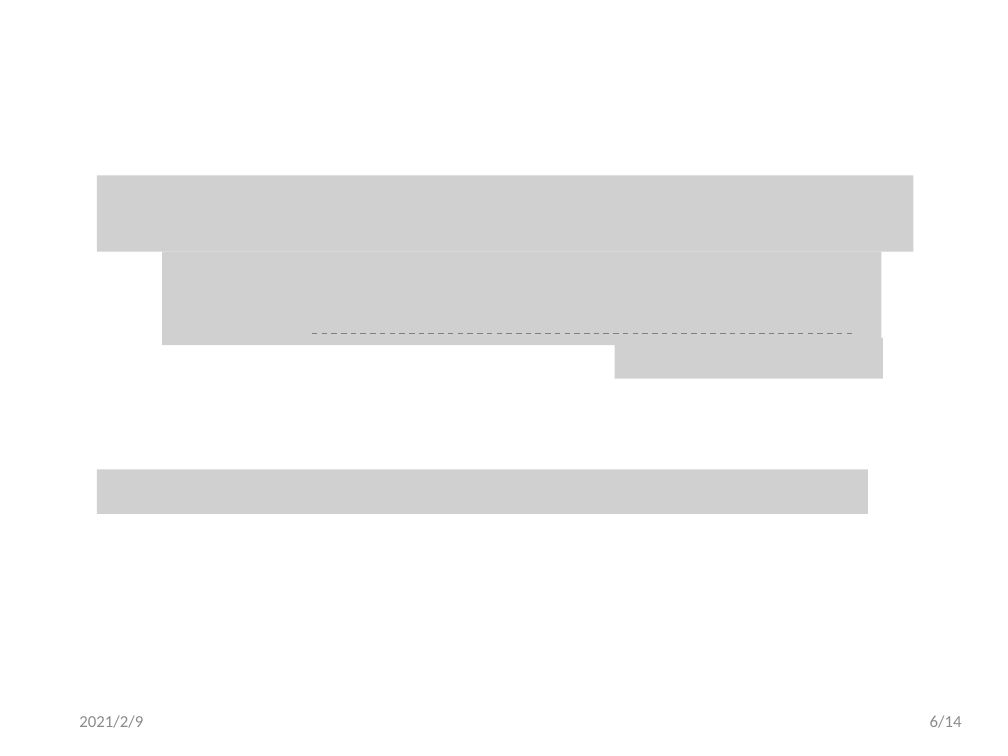
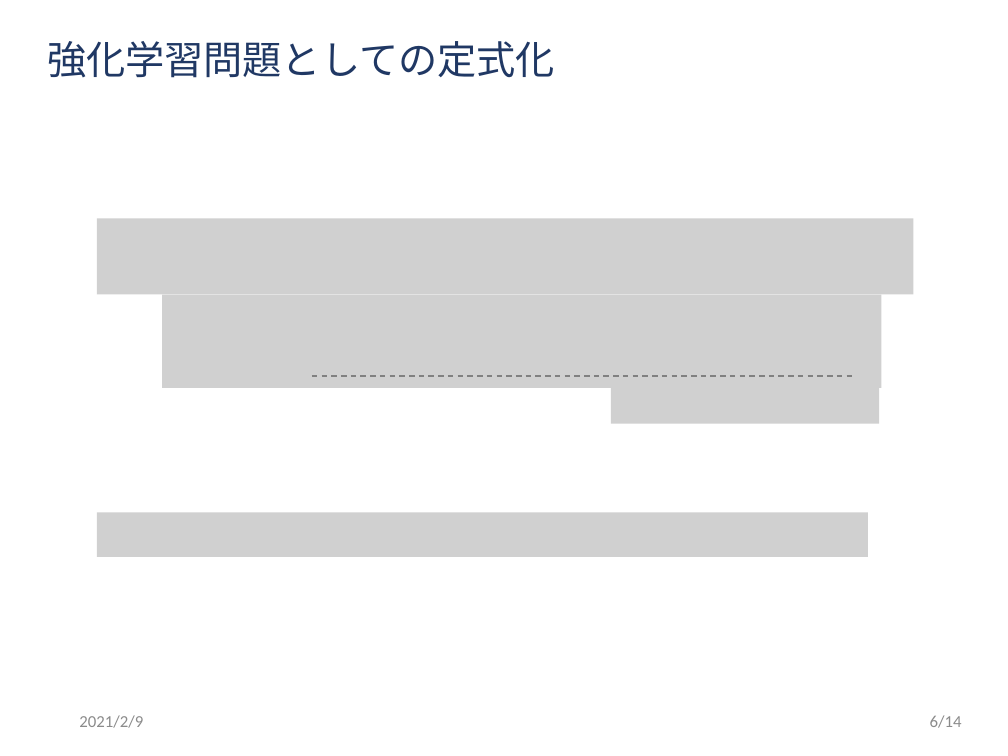
Before and after one commit to ibuki1024/thesis, a slide deck: slide 7 of slide/master.pptx. Drawn at 1008x756 pixels with LibreOffice and Linux fonts; fonts in the diff are those of the drawing; grey boxes stand for pictures; background and template pictures are left out. Boxes give left, top, right and bottom in pixels: in the first picture for what was removed or moved away, otherwise in the second. Text is boxed around its words. In the diff, an @@ line names an element or a change of style, - is before the commit and + after.

```diff
--- a/slide/master.pptx
+++ b/slide/master.pptx
@@ title added at (x1=47, y1=41, x2=555, y2=78), 28 pt, text #203864 @@
+強化学習問題としての定式化
@@ picture moved from (x1=97, y1=175, x2=913, y2=252) to (x1=97, y1=219, x2=913, y2=295) @@
@@ picture moved from (x1=162, y1=252, x2=882, y2=346) to (x1=162, y1=294, x2=882, y2=388) @@
@@ picture removed at (x1=615, y1=338, x2=883, y2=378) @@
@@ line moved from (311, 334) - (855, 334) to (311, 376) - (855, 376) @@
@@ picture added at (x1=611, y1=383, x2=879, y2=423) @@
@@ picture removed at (x1=97, y1=470, x2=868, y2=514) @@
@@ picture added at (x1=97, y1=512, x2=868, y2=556) @@
```
Also in this commit, not shown: 6 other slides changed, 4 other files.
